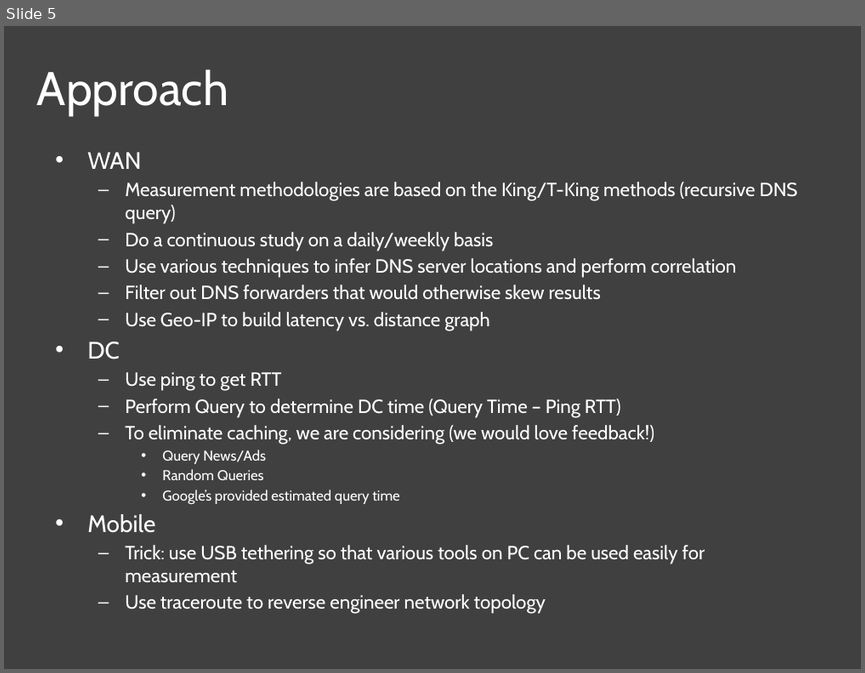
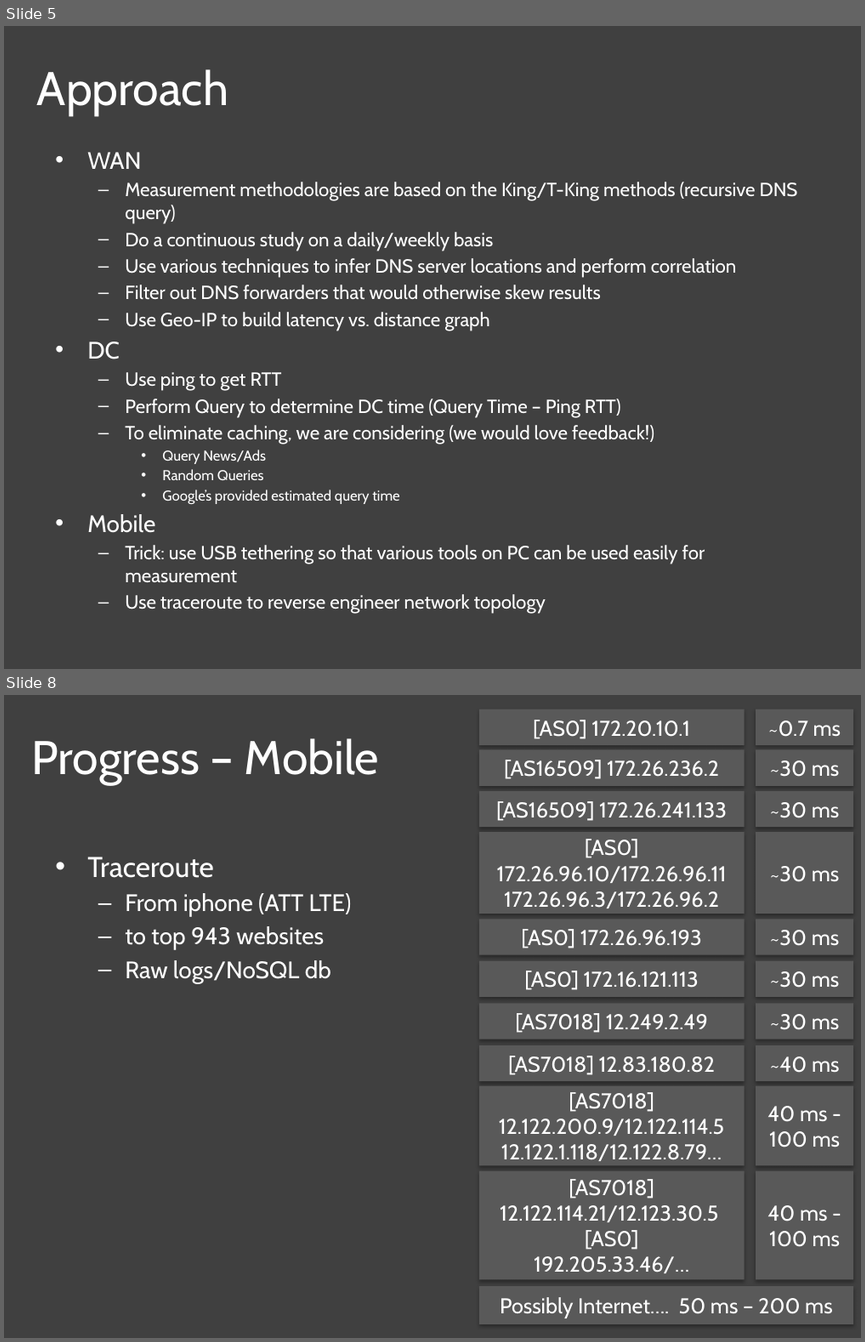
Before and after one commit to nebgnahz/CS268NetworkMeasurement, a slide deck: doc/MidTerm/MidTerm.pptx. Shown one above the other, each under a label of ours: slide 5 before the commit, slides 5 and 8 after it; the slides between them are not shown. The pictures are 865x673 and 865x1342 pixels, drawn with LibreOffice and Linux fonts; fonts in the diff are those of the drawing. Boxes give left, top, right and bottom in pixels: in the first picture for what was removed or moved away, otherwise in the second. Text is boxed around its words. In the diff, an @@ line names an element or a change of style, - is before the commit and + after.

Commit message:
updating slides on mobile measurement

```diff
--- a/doc/MidTerm/MidTerm.pptx
+++ b/doc/MidTerm/MidTerm.pptx
@@ slide 8 added at (4,695,861,1338), background #404040 @@
@@ rectangle added at (478,709,744,745), fill #595959, 18 pt, text #FFFFFF @@
+[AS0] 172.20.10.1
@@ rectangle added at (755,709,853,745), fill #595959, 18 pt, text #FFFFFF @@
+~0.7 ms
@@ title added at (31,738,380,784), 39.6 pt, text #FFFFFF @@
+Progress – Mobile
@@ rectangle added at (478,750,744,786), fill #595959, 18 pt, text #FFFFFF @@
+[AS16509] 172.26.236.2
@@ rectangle added at (755,750,853,786), fill #595959, 18 pt, text #FFFFFF @@
+~30 ms
@@ rectangle added at (478,791,744,827), fill #595959, 18 pt, text #FFFFFF @@
+[AS16509] 172.26.241.133
@@ rectangle added at (755,791,853,827), fill #595959, 18 pt, text #FFFFFF @@
+~30 ms
@@ rectangle added at (478,832,744,913), fill #595959, 18 pt, text #FFFFFF @@
+[AS0] 172.26.96.10/172.26.96.11
+172.26.96.3/172.26.96.2
@@ rectangle added at (755,832,853,913), fill #595959, 18 pt, text #FFFFFF @@
+~30 ms
@@ text added at (87,857,352,983), 20 pt, text #FFFFFF @@
+• Traceroute
+  – From iphone (ATT LTE)
+  – to top 943 websites
+  – Raw logs/NoSQL db
@@ rectangle added at (478,919,744,954), fill #595959, 18 pt, text #FFFFFF @@
+[AS0] 172.26.96.193
@@ rectangle added at (755,919,853,954), fill #595959, 18 pt, text #FFFFFF @@
+~30 ms
@@ rectangle added at (478,960,744,997), fill #595959, 18 pt, text #FFFFFF @@
+[AS0] 172.16.121.113
@@ rectangle added at (755,960,853,997), fill #595959, 18 pt, text #FFFFFF @@
+~30 ms
@@ rectangle added at (478,1003,744,1038), fill #595959, 18 pt, text #FFFFFF @@
+[AS7018] 12.249.2.49
@@ rectangle added at (755,1003,853,1038), fill #595959, 18 pt, text #FFFFFF @@
+~30 ms
@@ rectangle added at (478,1045,744,1082), fill #595959, 18 pt, text #FFFFFF @@
+[AS7018] 12.83.180.82
@@ rectangle added at (755,1045,853,1082), fill #595959, 18 pt, text #FFFFFF @@
+~40 ms
@@ rectangle added at (478,1086,744,1165), fill #595959, 18 pt, text #FFFFFF @@
+[AS7018]
+12.122.200.9/12.122.114.5
+12.122.1.118/12.122.8.79…
@@ rectangle added at (755,1086,853,1165), fill #595959, 18 pt, text #FFFFFF @@
+40 ms -
+100 ms
@@ rectangle added at (478,1170,744,1279), fill #595959, 18 pt, text #FFFFFF @@
+[AS7018]
+12.122.114.21/12.123.30.5
+[AS0]
+192.205.33.46/…
@@ rectangle added at (755,1170,853,1279), fill #595959, 18 pt, text #FFFFFF @@
+40 ms -
+100 ms
@@ rectangle added at (478,1287,853,1325), fill #595959, 18 pt, text #FFFFFF @@
+Possibly Internet…. 50 ms – 200 ms
```
Also in this commit, not shown: 3 slides changed, 1 other slide added, 1 slide removed.
